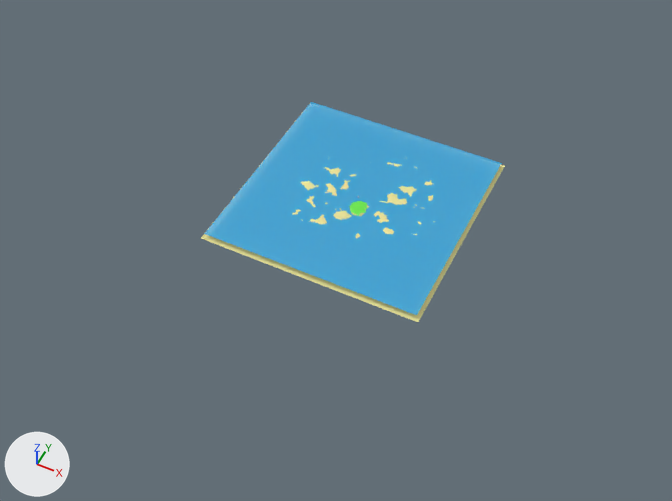
A saved change to the Blender file terrain.blend.
The view is the same before and after, from a camera (50 mm lens) standing at (12.1, -26.3, 29.1) and looking at (-0.1, -2.0, -1.3). Every picture has the same lights, and +X, +Y and +Z are marked at lower left. The older version comes first.

The scene before the commit, as lines of its bpy script (objects in view):
```python
me_landscape_001 = bpy.data.meshes.new('Landscape.001')
me_landscape_001.from_pydata(...)  # 10434 vertices, 16326 faces; spans x -5.0..5.0, y -5.0..5.0, z 0.0..0.29
# faces by material slot: [16206, 120]
me_landscape_001.materials.append(mat_material_001)  # beige #e7e298
me_landscape_001.materials.append(mat_material_002)  # green #6ee74f
me_plane = bpy.data.meshes.new('Plane')
me_plane.from_pydata([(-1.0, -1.0, 0.0), (1.0, -1.0, 0.0), (-1.0, 1.0, 0.0), (1.0, 1.0, 0.0)], [], [(0, 1, 3, 2)])
me_plane.materials.append(mat_material)  # cyan #00ace7
ob_helper_water = bpy.data.objects.new('helper-water', me_plane)
ob_helper_water.location = (0.0, 0.0, 0.22)
ob_helper_water.scale = (4.87, 4.87, 1.0)
ob_landscape_col = bpy.data.objects.new('Landscape-col', me_landscape_001)
ob_landscape_col.location = (0.0, 0.0, 0.0)
```
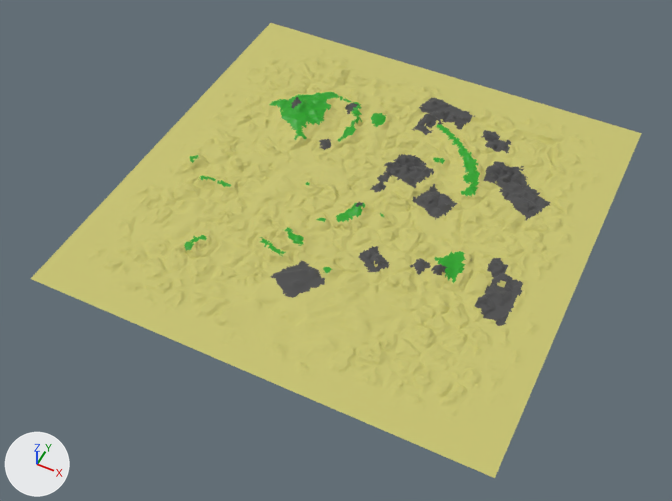
Boxes (x1, y1, x2, y2) around the edits, measured in the pictures (672 x 501 px):
'landscape-col', added
    after: (31, 23, 642, 478)
    faces in mat_sand (yellow #c8c370): (31, 23, 642, 478)
    faces in mat_rock (dark grey #5a5a5a): (271, 97, 551, 326)
    faces in mat_grass (green #23a31f): (184, 92, 480, 283)
'helper-water', hidden
    before: (204, 102, 502, 315)
'Landscape-col', deleted
    before: (201, 107, 505, 322)
    faces in mat_material_001 (beige #e7e298): (201, 107, 505, 322)
    faces in mat_material_002 (green #6ee74f): (349, 201, 367, 216)

Patch to the scene script:
```diff
--- a/terrain.blend.py
+++ b/terrain.blend.py
@@ mat_sand @@
+mat_sand = principled_material('sand')
+mat_sand.base_color = (0.578, 0.548, 0.163)  # yellow #c8c370
+mat_sand.roughness = 0.814
@@ mat_grass @@
+mat_grass = principled_material('grass')
+mat_grass.base_color = (0.0172, 0.366, 0.0137)  # green #23a31f
@@ mat_rock @@
+mat_rock = principled_material('rock')
+mat_rock.base_color = (0.103, 0.103, 0.103)  # dark grey #5a5a5a
+mat_rock.metallic = 0.256
+mat_rock.roughness = 1.0
@@ me_landscape_004 @@
+me_landscape_004.from_pydata(...)  # 65536 vertices, 65025 faces; spans x -10.0..10.0, y -10.0..10.0, z -0.1..0.8
+# faces by material slot: [3907, 1840, 59278]
+me_landscape_004.materials.append(mat_rock)  # dark grey #5a5a5a
+me_landscape_004.materials.append(mat_grass)  # green #23a31f
+me_landscape_004.materials.append(mat_sand)  # yellow #c8c370
@@ ob_landscape_col @@
-ob_landscape_col = bpy.data.objects.new('Landscape-col', me_landscape_001)
-ob_landscape_col.location = (0.0, 0.0, 0.0)
@@ ob_helper_water @@
 ob_helper_water.location = (0.0, 0.0, 0.22)
-ob_helper_water.scale = (4.87, 4.87, 1.0)
+ob_helper_water.scale = (14.6, 14.6, 1.0)
+ob_helper_water.hide_render = True
@@ ob_landscape_col_1 @@
+ob_landscape_col_1 = bpy.data.objects.new('landscape-col', me_landscape_004)
+ob_landscape_col_1.location = (0.0, 0.0, 0.0)
+_m = ob_landscape_col_1.modifiers.new('Decimate', 'DECIMATE')
+_m.ratio = 0.5
```
